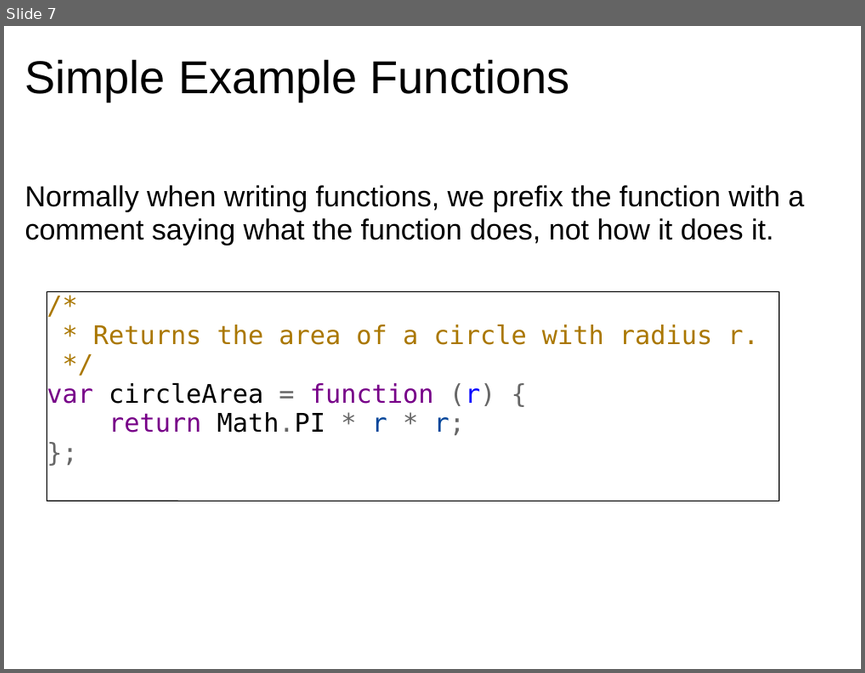
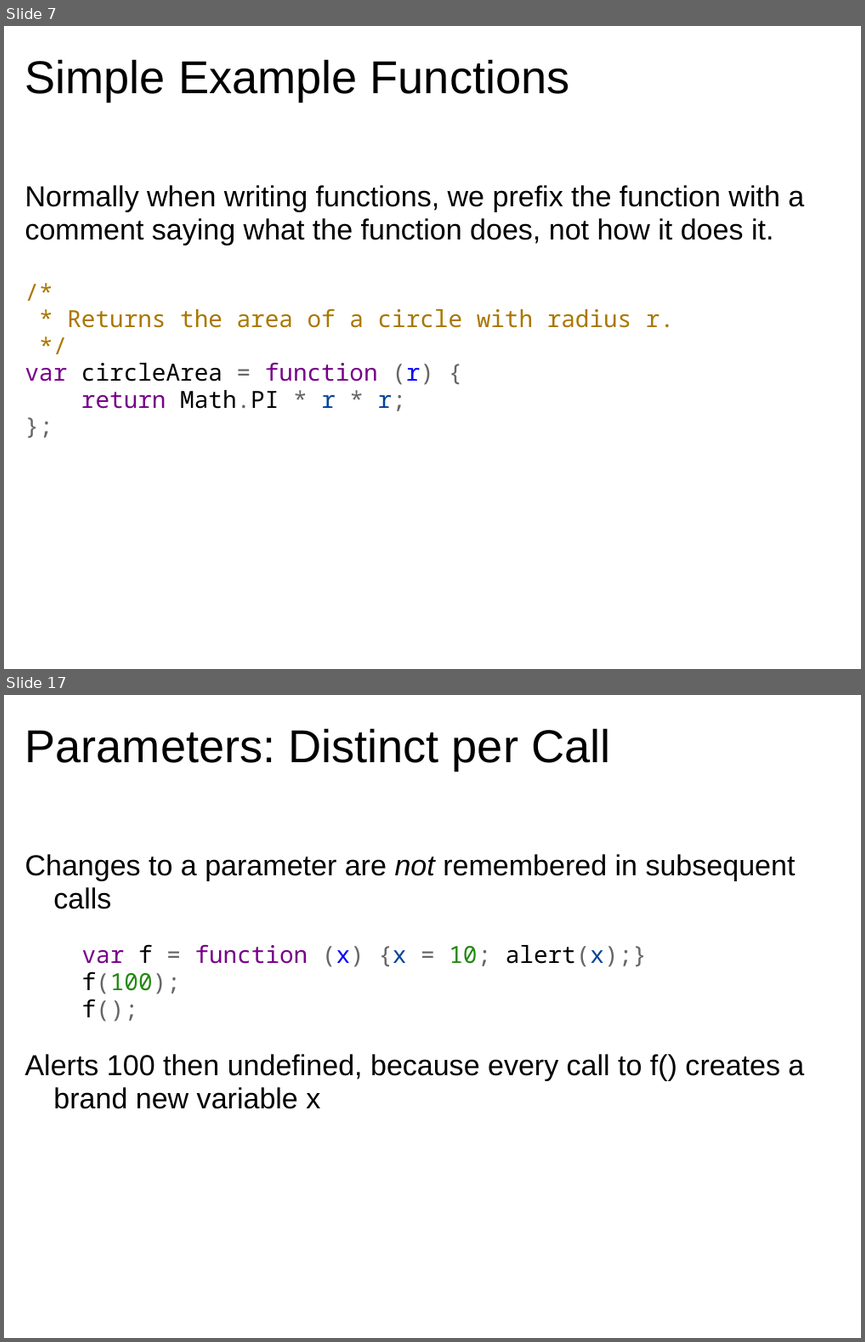
Before and after one commit to dondi/javascript-book, a slide deck: presentations/Chapter_5_Presentation.ppt. Shown one above the other, each under a label of ours: slide 7 before the commit, slides 7 and 17 after it; the slides between them are not shown. The pictures are 865x673 and 865x1342 pixels, drawn with LibreOffice and Linux fonts; fonts in the diff are those of the drawing; background and template pictures are left out. Boxes give left, top, right and bottom in pixels: in the first picture for what was removed or moved away, otherwise in the second. Text is boxed around its words. In the diff, an @@ line names an element or a change of style, - is before the commit and + after.

```diff
--- a/presentations/Chapter_5_Presentation.ppt
+++ b/presentations/Chapter_5_Presentation.ppt
@@ slide 17 added at (x1=4, y1=695, x2=861, y2=1338), background picture (left out) @@
@@ title added at (x1=25, y1=728, x2=610, y2=771), 43 pt, text #000000 @@
+Parameters: Distinct per Call
@@ text added at (x1=25, y1=854, x2=804, y2=1109), 27 pt, text #000000 @@
+  Changes to a parameter are not remembered in subsequent calls
+  var f = function (x) {x = 10; alert(x);}
+  f(100);
+  f();
+  Alerts 100 then undefined, because every call to f() creates a brand new variable x
@@ slide 7 changed as well @@
@@ text at (x1=25, y1=308, x2=674, y2=411): paragraph added @@
+/*
+* Returns the area of a circle with radius r.
+*/
+var circleArea = function (r) {
+return Math.PI * r * r;
+};
@@ group removed at (x1=46, y1=291, x2=779, y2=500): 8 lines, 1 text @@
-/*
-* Returns the area of a circle with radius r.
-*/
-var circleArea = function (r) {
-return Math.PI * r * r;
-};
```
Also in this commit, not shown: 5 other slides changed, 38 other slides added.
